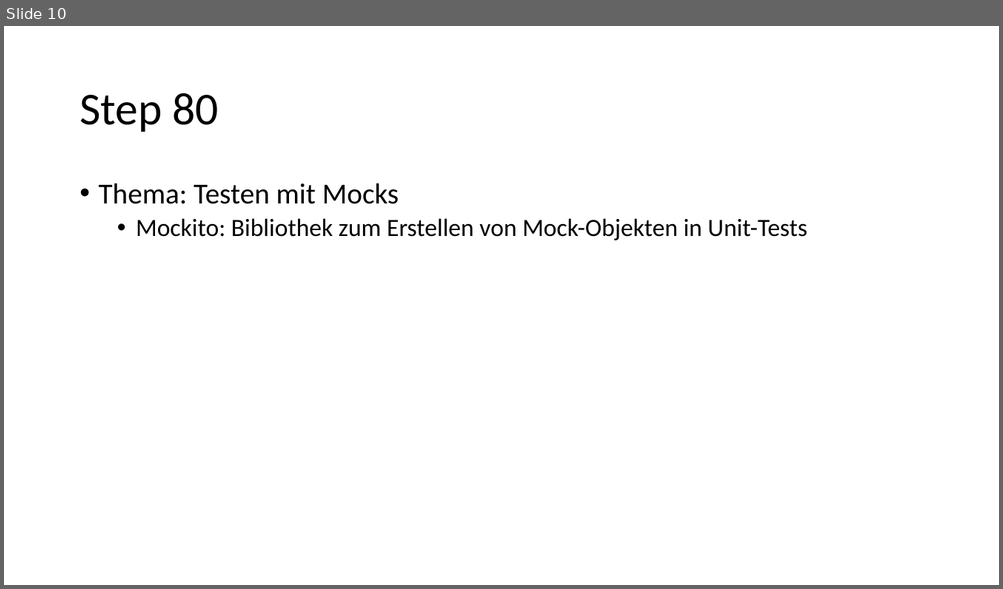
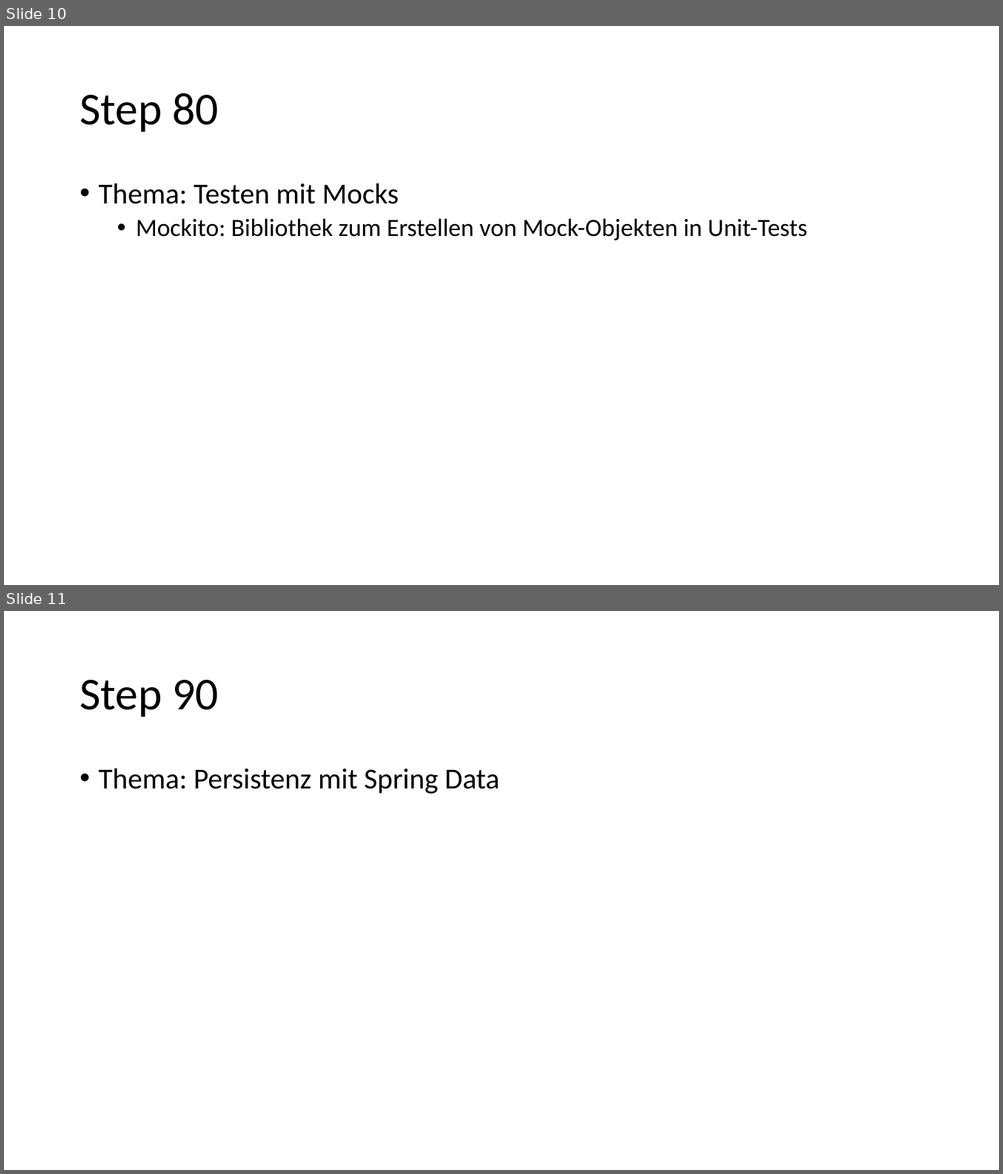
Before and after one commit to igeldo/PR4-SoSe23, a slide deck: Java-Starter.pptx. Shown one above the other, each under a label of ours: slide 10 before the commit, slides 10 and 11 after it. The pictures are 1003x589 and 1003x1174 pixels, drawn with LibreOffice and Linux fonts; fonts in the diff are those of the drawing. Boxes give left, top, right and bottom in pixels: in the first picture for what was removed or moved away, otherwise in the second. Text is boxed around its words. In the diff, an @@ line names an element or a change of style, - is before the commit and + after.

```diff
--- a/Java-Starter.pptx
+++ b/Java-Starter.pptx
@@ slide 11 added at [4, 611, 999, 1170], background #FFFFFF @@
@@ title added at [79, 680, 219, 717], 44 pt, text #000000 @@
+Step 90
@@ text added at [99, 768, 499, 794], 28 pt, text #000000 @@
+• Thema: Persistenz mit Spring Data
```
Also in this commit, not shown: 1 other slide added, 29 other files.
